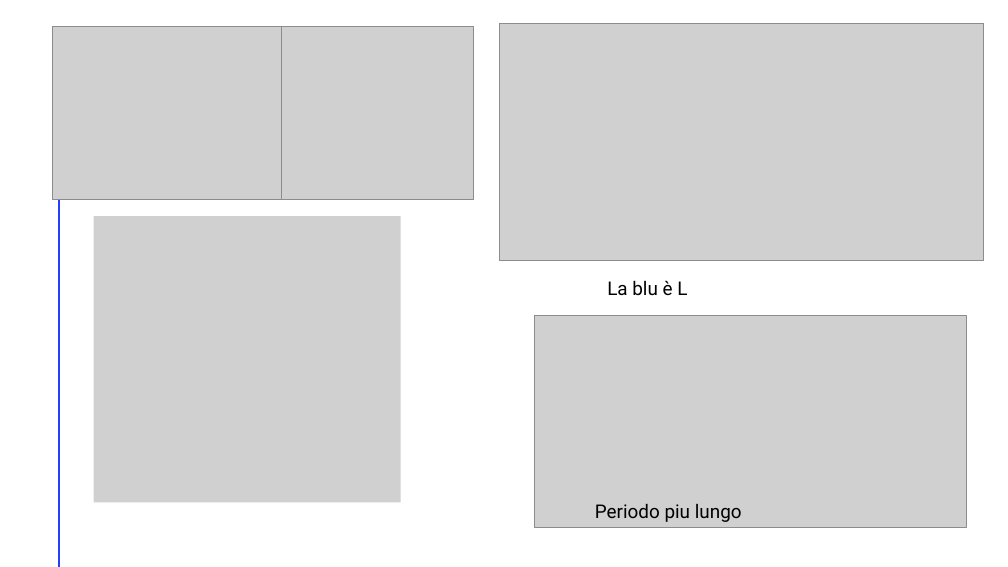
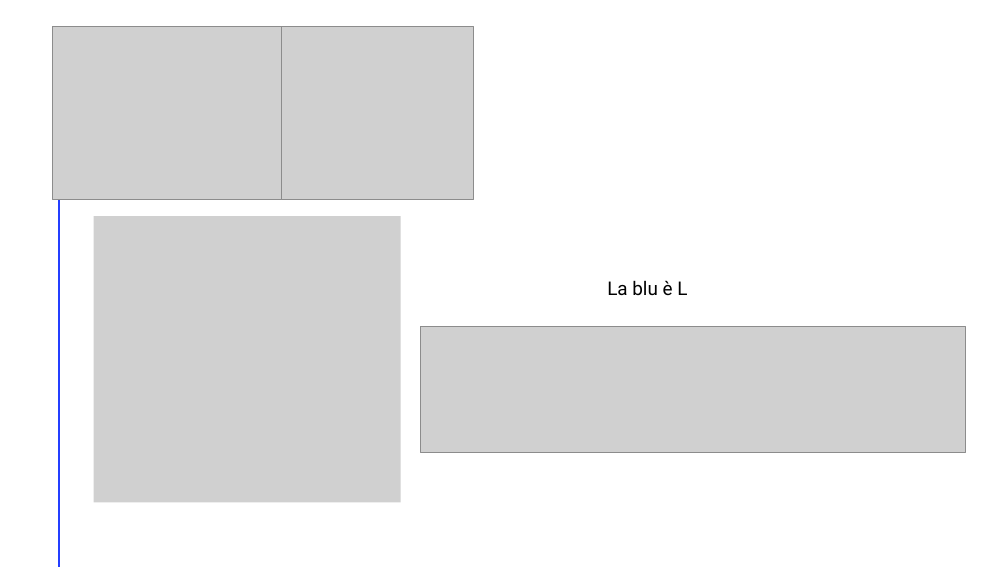
Before and after one commit to RiccardoSC2050/Progetto-sistemi-elettronici, a slide deck: slide 15 of presentazione/presentazione.pptx (slide 13 before the commit). Drawn at 1008x567 pixels with LibreOffice and Linux fonts; fonts in the diff are those of the drawing; grey boxes stand for pictures. Boxes give left, top, right and bottom in pixels: in the first picture for what was removed or moved away, otherwise in the second. Text is boxed around its words. In the diff, an @@ line names an element or a change of style, - is before the commit and + after.

```diff
--- a/presentazione/presentazione.pptx
+++ b/presentazione/presentazione.pptx
@@ picture removed at <box>499,23,984,261</box> @@
@@ picture: place and size @@
-picture at <box>535,315,966,527</box>
+picture at <box>420,327,966,453</box>
@@ text removed at <box>595,504,742,522</box> @@
-Periodo piu lungo
```
Also in this commit, not shown: 9 other slides changed, 5 slides added, 2 slides removed, 11 other files.
